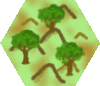
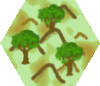
Two versions of the same layered image (100 × 86). Layer-by-layer changes:
painted on "hex.jpg" over bbox(0, 0, 99, 86)
